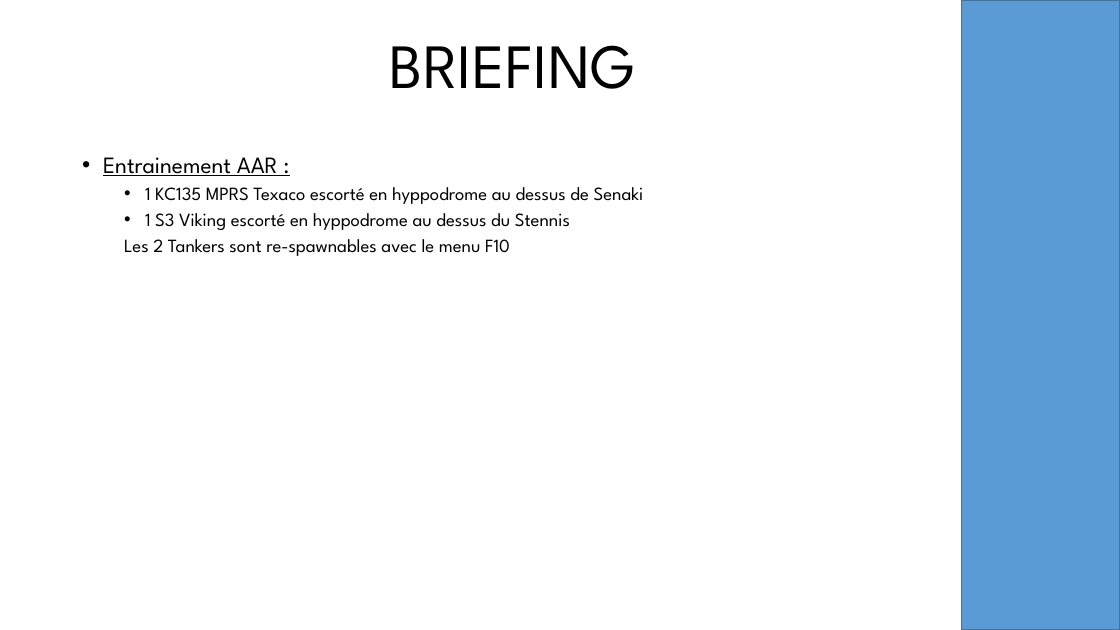
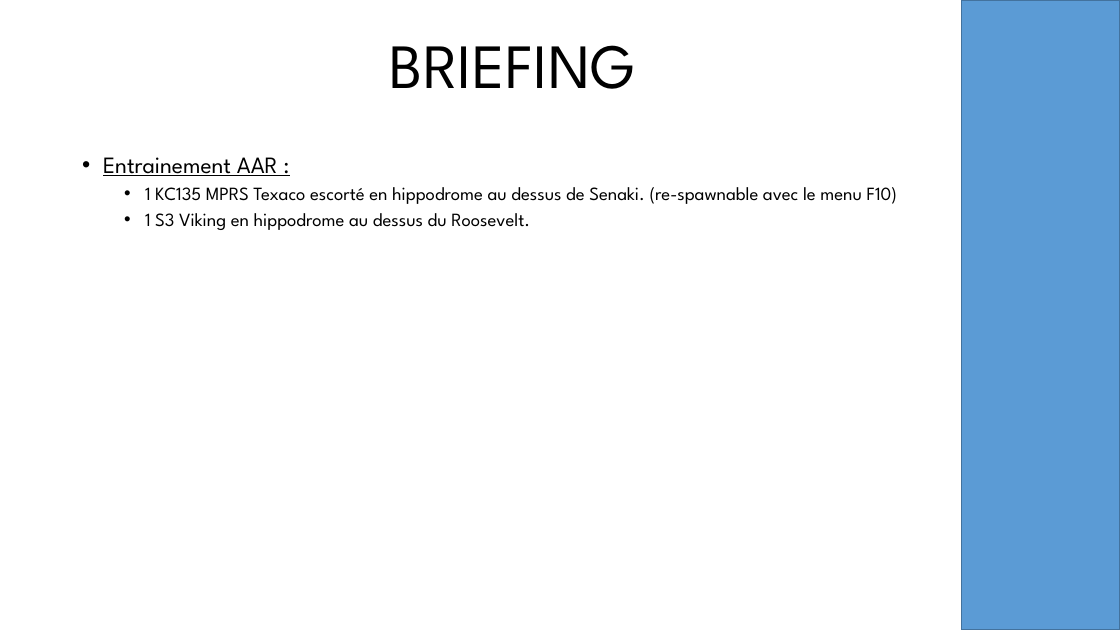
Before and after one commit to oufy-dcs-missions/jtff-missions, a slide deck: slide 5 of vf84-qualification/resources/briefing.pptx. Drawn at 1120x630 pixels with LibreOffice and Linux fonts; fonts in the diff are those of the drawing; background and template pictures are left out. Boxes give left, top, right and bottom in pixels: in the first picture for what was removed or moved away, otherwise in the second. Text is boxed around its words. In the diff, an @@ line names an element or a change of style, - is before the commit and + after.

```diff
--- a/vf84-qualification/resources/briefing.pptx
+++ b/vf84-qualification/resources/briefing.pptx
@@ text at <box>145,187,897,230</box>: text changed @@
-  • 1 KC135 MPRS Texaco escorté en hyppodrome au dessus de Senaki
-  • 1 S3 Viking escorté en hyppodrome au dessus du Stennis
-  Les 2 Tankers sont re-spawnables avec le menu F10
+  • 1 KC135 MPRS Texaco escorté en hippodrome au dessus de Senaki. (re-spawnable avec le menu F10)
+  • 1 S3 Viking en hippodrome au dessus du Roosevelt.
```
Also in this commit, not shown: 3 other slides changed, 5 other files.
